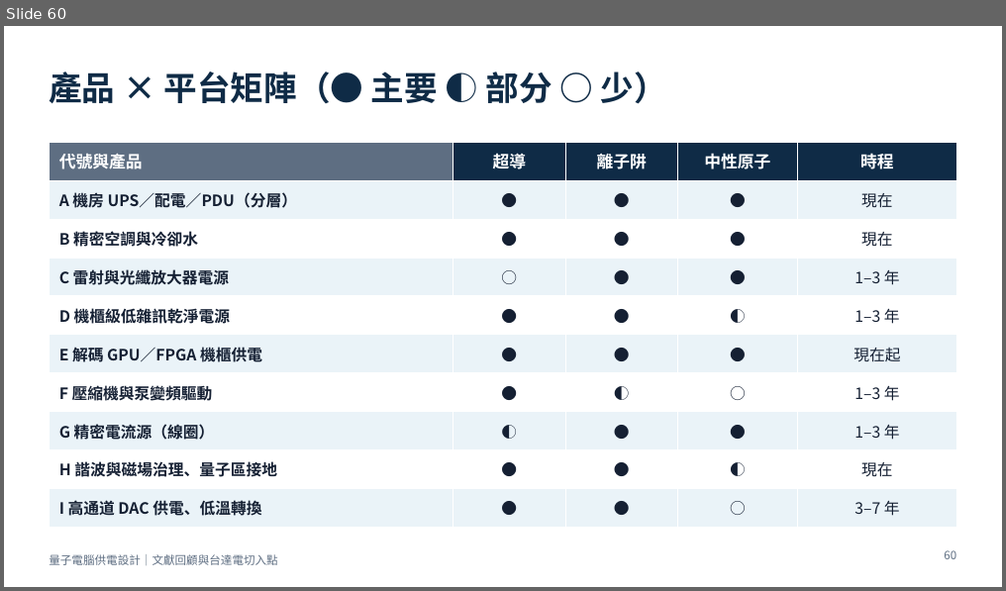
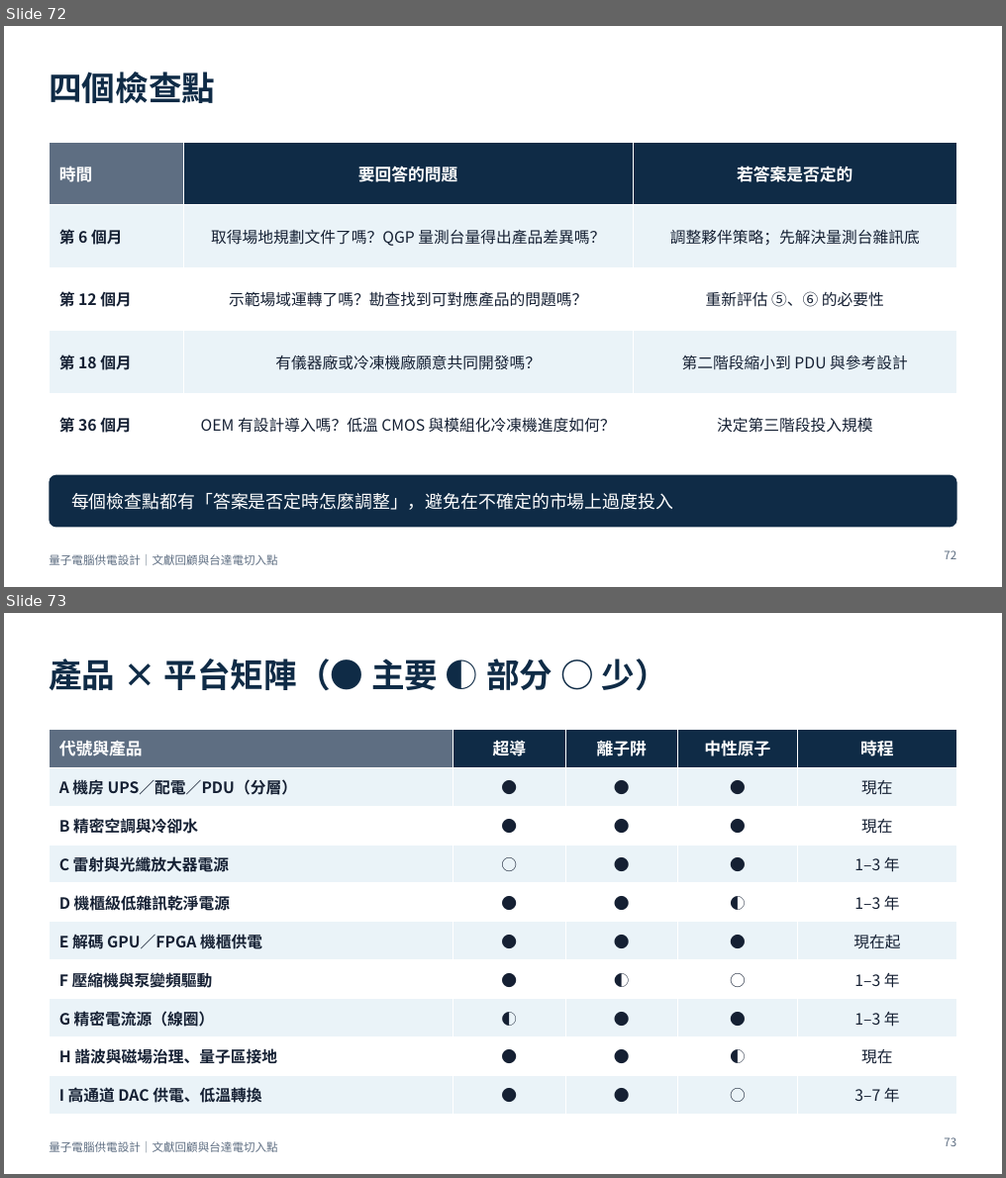
Before and after one commit to pcpcchen-coder/QuantumComputing, a slide deck: slides/output/qc-power-supply-delta.pptx. Shown one above the other, each under a label of ours: slide 60 before the commit, slides 72 and 73 after it. The pictures are 1006x591 and 1006x1178 pixels, drawn with LibreOffice and Linux fonts; fonts in the diff are those of the drawing. Boxes give left, top, right and bottom in pixels: in the first picture for what was removed or moved away, otherwise in the second. Text is boxed around its words. In the diff, an @@ line names an element or a change of style, - is before the commit and + after.

```diff
--- a/slides/output/qc-power-supply-delta.pptx
+++ b/slides/output/qc-power-supply-delta.pptx
@@ slide 72 added at (x1=4, y1=26, x2=1002, y2=587), background #FFFFFF; not listed: 1 template element that a slide beside it also shows @@
@@ title added at (x1=49, y1=72, x2=215, y2=103), 32 pt, text #0F2B46, bold @@
+四個檢查點
@@ table added at (x1=49, y1=142, x2=957, y2=437), 5 rows, 3 columns @@
+時間 | 要回答的問題 | 若答案是否定的
+第 6 個月 | 取得場地規劃文件了嗎？QGP 量測台量得出產品差異嗎？ | 調整夥伴策略；先解決量測台雜訊底
+第 12 個月 | 示範場域運轉了嗎？勘查找到可對應產品的問題嗎？ | 重新評估 ⑤、⑥ 的必要性
+第 18 個月 | 有儀器廠或冷凍機廠願意共同開發嗎？ | 第二階段縮小到 PDU 與參考設計
+第 36 個月 | OEM 有設計導入嗎？低溫 CMOS 與模組化冷凍機進度如何？ | 決定第三階段投入規模
@@ rounded rectangle added at (x1=49, y1=475, x2=957, y2=528), fill #0F2B46 @@
@@ text added at (x1=71, y1=493, x2=673, y2=510), 17 pt, text #FFFFFF @@
+每個檢查點都有「答案是否定時怎麼調整」，避免在不確定的市場上過度投入
@@ page number added at (x1=944, y1=551, x2=956, y2=560), 11 pt, text #5E6E82 @@
+72
@@ what was slide 60 is now slide 73 @@
@@ page number at (x1=944, y1=1138, x2=956, y2=1147): text changed @@
-60
+73
```
Also in this commit, not shown: 12 other slides added, 5 other files.
